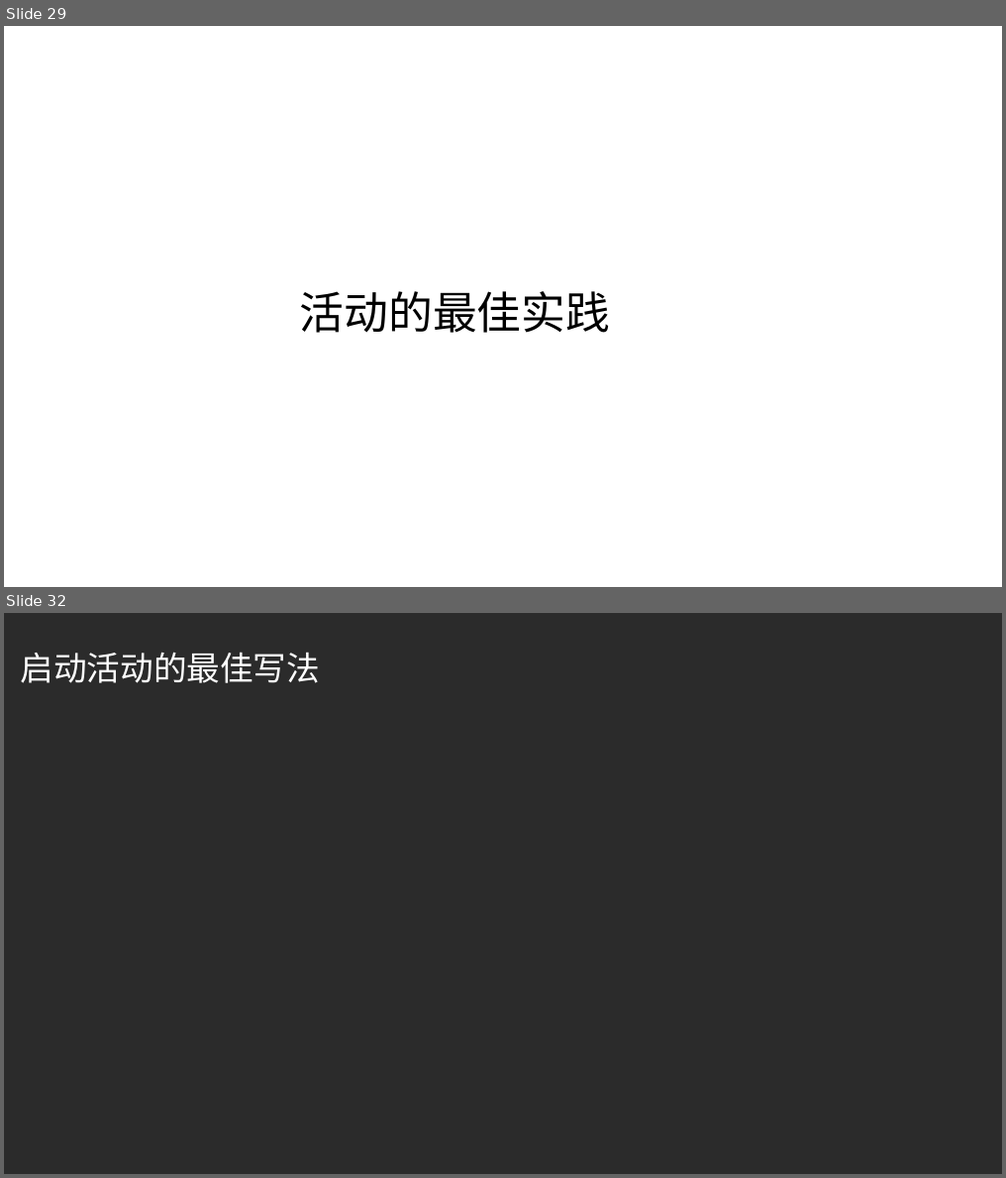
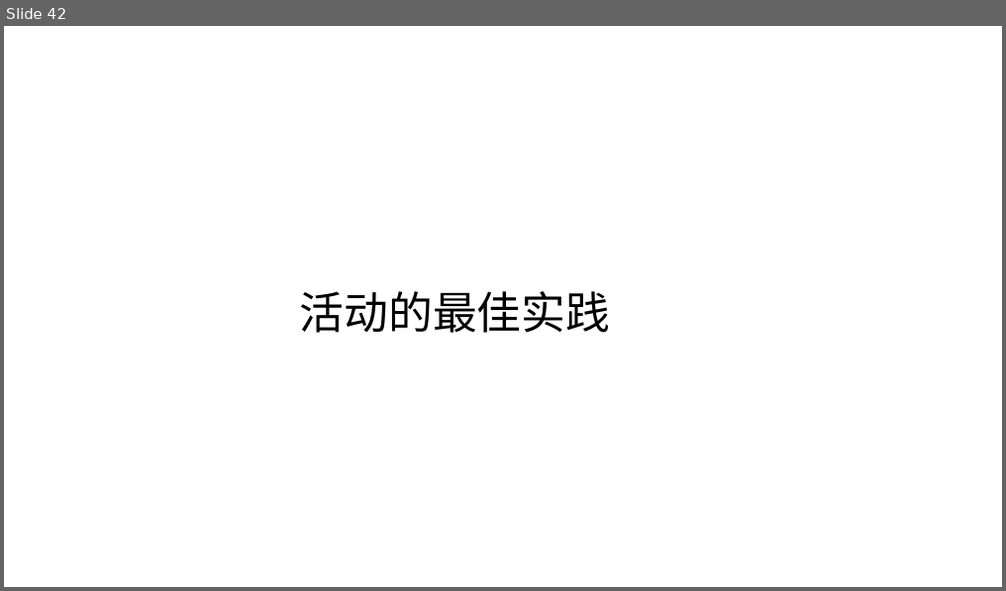
Before and after one commit to guoyang123/androidppt, a slide deck: 第二章探究活动/探究活动Activity.ppt. Shown one above the other, each under a label of ours: slides 29 and 32 before the commit, slide 42 after it; the slides between them are not shown. The pictures are 1006x1178 and 1006x591 pixels, drawn with LibreOffice and Linux fonts; fonts in the diff are those of the drawing; background and template pictures are left out; a plain dark background stands for a picture behind light text. Boxes give left, top, right and bottom in pixels: in the first picture for what was removed or moved away, otherwise in the second. Text is boxed around its words. In the diff, an @@ line names an element or a change of style, - is before the commit and + after.

```diff
--- a/第二章探究活动/探究活动Activity.ppt
+++ b/第二章探究活动/探究活动Activity.ppt
@@ slide 32 removed at box(4, 613, 1002, 1174), background picture (left out) @@
@@ text removed at box(21, 652, 320, 683) @@
-启动活动的最佳写法
@@ what was slide 29 is now slide 42 @@
```
Also in this commit, not shown: 10 slides changed, 22 slides added, 11 other slides removed.
